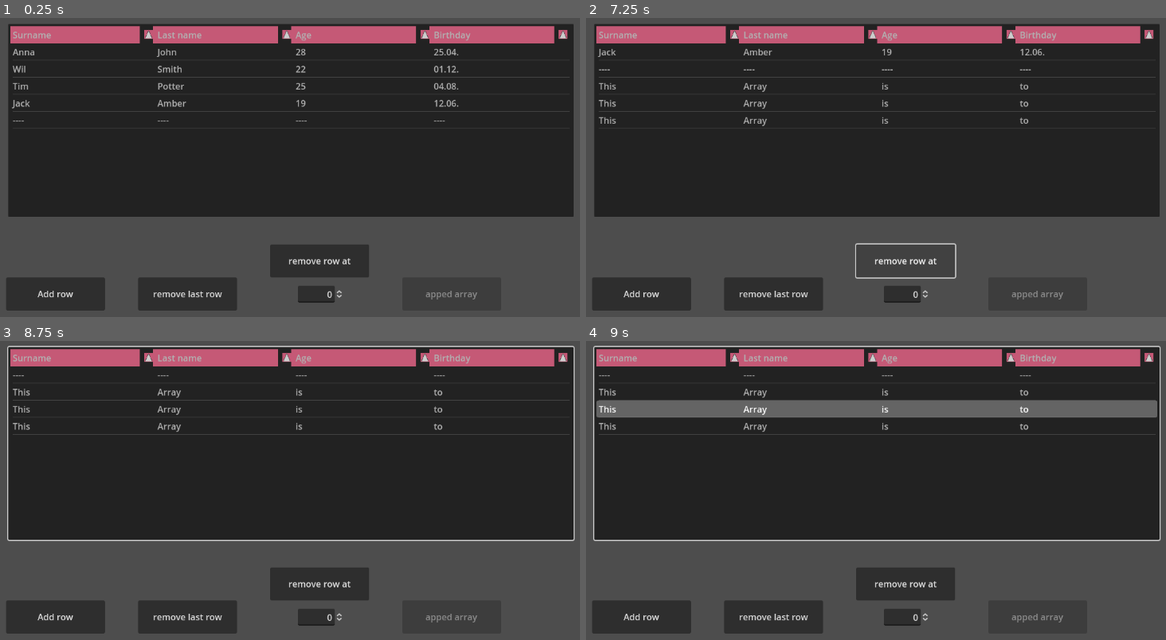
Above: before the commit, frames 1-4 (two rows, left to right).
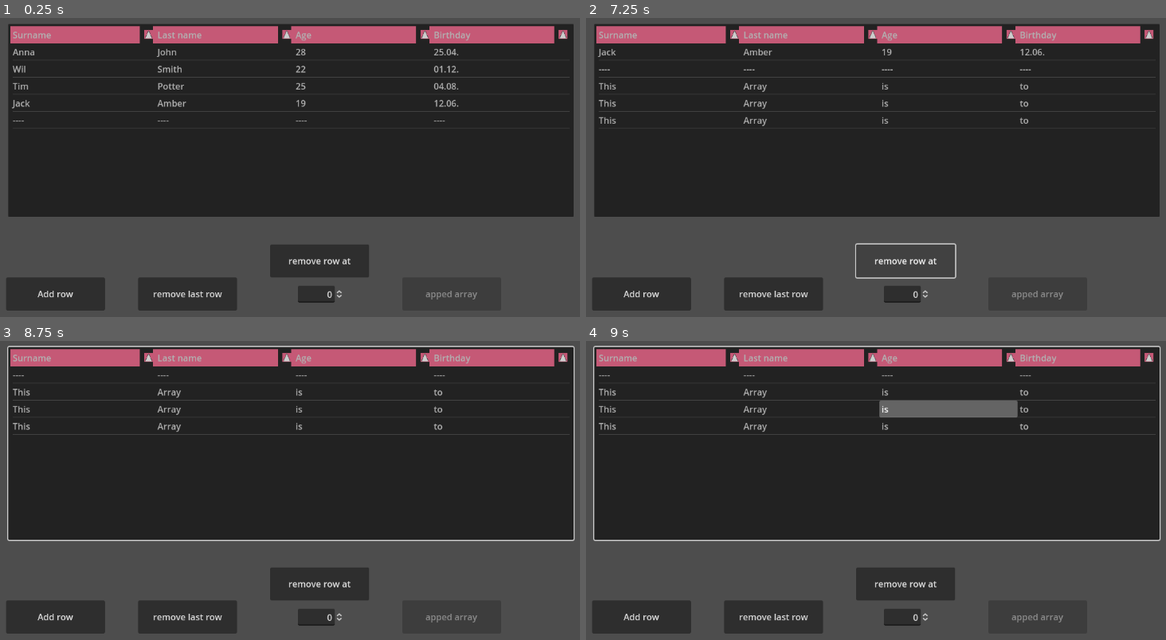
Above: after the commit, the same moments.

Repository: EinRainerZufall/godot_tree_table
Game: Godot game, scene res://demo_scene.tscn
The game is run twice, just before and just after one commit, with the same random seed, the same clock (stepped at 60 frames per second) and the same inputs.
Inputs (mouse positions are in pixels of both pictures, inside the frame that each line leads up to):
- Up to frame 1 (0.25 s): no input
- Up to frame 2 (7.25 s): click "Add row" at 0.5 s; click "remove last row" at 1.25 s; click "remove row at" at 2 s; click "Add row" at 2.75 s; click "remove last row" at 3.5 s; click "remove row at" at 4.25 s; click "Add row" at 5 s; click "remove last row" at 5.75 s; click "remove row at" at 6.5 s
- Up to frame 3 (8.75 s): tap Enter at 7.25, 8.1 s; move the mouse to (429, 475) at 7.27 s; hold Enter 7.28-8.03 s; click (429, 475) at 7.42 s; tap Space at 7.52, 8, 8.27 s; move the mouse to (162, 511) at 8.02 s; click (162, 511) at 8.17 s
- Up to frame 4 (9 s): tap Enter at 8.75 s; move the mouse to (939, 412) at 8.77 s; hold Enter from 8.78 s (still down); click (939, 412) at 8.92 s

Frames 1-3 are identical in both runs. In frame 4, 4.1% of the frame differs, in the area x 1-99%, y 19-26%.

Commit message:
Update demo_scene.tscn

Diff:
--- a/demo_scene.tscn
+++ b/demo_scene.tscn
@@ -25,6 +25,8 @@
 header_row = Array[String](["Surname", "Last name", "Age", "Birthday"])
 header_width = Array[int]([0, 0, 0, 0])
 table = Array[Array]([["Anna", "John", "28", "25.04."], ["Wil", "Smith", "22", "01.12."], ["Tim", "Potter", "25", "04.08."], ["Jack", "Amber", "19", "12.06."], ["----", "----", "----", "----"]])
+table_select_mode = 0
+table_allow_reselect = true
 header_color_normal = Color(0.772979, 0.348714, 0.464799, 1)
 
 [node name="add_btn" type="Button" parent="."]
